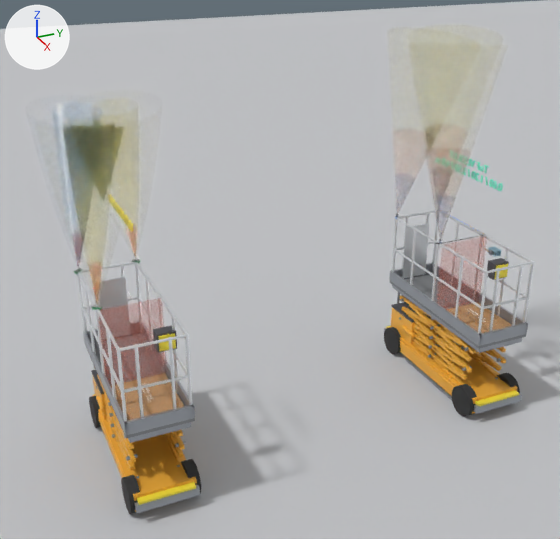
A saved change to the Blender file SJIII_3226_anti_esmagamento.blend.
Before and after are seen from a 50 mm camera at (7.78, -1.64, 6.07) aimed at (-0.15, 1.93, 2.1). The axes (+X, +Y, +Z) are drawn at upper left. The lights are the same throughout. The older version comes first.

Names of what the first picture shows: 'Chassis', 'Chassis_ToFClone', 'Ground', 'Volume_Envelope_Central', 'Volume_Envelope_Direito', 'Volume_Envelope_Esquerdo', 'Volume_ToF_Amarelo_Central', 'Volume_ToF_Amarelo_Direito', 'Volume_ToF_Amarelo_Esquerdo', 'Zona_Extensao_Deck', 'Zona_Extensao_Deck_Limiar', 'Zona_Extensao_Deck_ToF_Limiar' and 110 more.
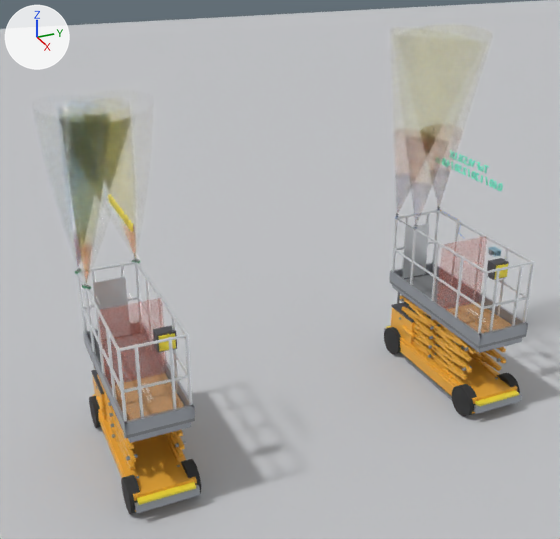
Not drawn themselves, but carrying or shaping drawn objects: ob_grupo_sensor_esquerdo, ob_grupo_sensor_central, ob_grupo_sensor_direito, ob_grupo_sensor_tof_esquerdo, ob_grupo_sensor_tof_central, ob_grupo_sensor_tof_direito.

Where the change shows, as pixel boxes (x1, y1, x2, y2) in the pictures (560 x 539 px):
'Volume_Envelope_Direito', moved, turned: before (34, 117, 142, 305); after (34, 105, 136, 284)
'Volume_ToF_Amarelo_Direito', moved, turned: before (408, 43, 508, 239); after (399, 35, 488, 225)
'Volume_Envelope_Esquerdo', turned: before (64, 90, 163, 259); after (56, 90, 154, 259)
'Volume_ToF_Amarelo_Central', turned: before (387, 27, 455, 212); after (390, 27, 440, 213)
'Volume_ToF_Amarelo_Esquerdo', turned: before (421, 25, 503, 45); after (416, 25, 493, 209)
'Volume_Envelope_Central', turned: before (25, 95, 127, 268); after (32, 95, 132, 268)
'Volume_ToF_Vermelho_Direito', moved, turned: before (425, 151, 471, 242); after (405, 139, 449, 225)
'Volume_ToF_Vermelho_Central', turned: before (393, 135, 426, 213); after (394, 135, 411, 212)
'Volume_Leitura_Esquerdo', turned: before (90, 98, 138, 123); after (82, 98, 130, 118)
'Volume_Leitura_Direito', moved, turned: before (62, 120, 115, 128); after (61, 108, 111, 118)
'Volume_Leitura_Central', turned: before (52, 102, 102, 125); after (58, 101, 107, 116)
'Volume_ToF_Bloqueio_Direito', moved, turned: before (435, 199, 454, 240); after (411, 184, 431, 224)
'Volume_ToF_Bloqueio_Central', turned: before (395, 177, 415, 214); after (395, 176, 411, 214)
'Volume_ToF_Vermelho_Esquerdo', turned (not visible before): after (434, 134, 462, 206)
'Volume_ToF_Bloqueio_Esquerdo', turned (not visible before): after (433, 174, 449, 206)
'Sensor_Ultrassonico_Direito', moved, turned: before (92, 306, 102, 310); after (82, 285, 91, 289)
'Sensor_Ultrassonico_Esquerdo', turned: before (132, 259, 141, 263); after (132, 259, 140, 264)
'Sensor_Ultrassonico_Central', turned: before (74, 270, 81, 274); after (75, 269, 81, 274)

Patch to the scene script:
```diff
--- a/SJIII_3226_anti_esmagamento.blend.py
+++ b/SJIII_3226_anti_esmagamento.blend.py
@@ ob_grupo_sensor_esquerdo @@
 ob_grupo_sensor_esquerdo.location = (-1.015, 0.355, 2.16)
-ob_grupo_sensor_esquerdo.rotation_euler = (0.0, -1.431, -0.588)  # degrees (0, -82, -34)
+ob_grupo_sensor_esquerdo.rotation_euler = (0.0, -1.431, -0.974)  # degrees (0, -82, -56)
 ob_grupo_sensor_esquerdo.hide_viewport = True
@@ ob_grupo_sensor_central @@
 ob_grupo_sensor_central.location = (-1.015, -0.355, 2.16)
-ob_grupo_sensor_central.rotation_euler = (0.0, -1.431, 0.588)  # degrees (0, -82, 34)
+ob_grupo_sensor_central.rotation_euler = (0.0, -1.431, 0.974)  # degrees (0, -82, 56)
 ob_grupo_sensor_central.hide_viewport = True
@@ ob_grupo_sensor_direito @@
 ob_grupo_sensor_direito.parent = ob_sjiii_3226_root
-ob_grupo_sensor_direito.location = (0.05, -0.355, 2.16)
-ob_grupo_sensor_direito.rotation_euler = (0.0, -1.431, 2.554)  # degrees (0, -82, 146)
+ob_grupo_sensor_direito.location = (-0.533, -0.355, 2.16)
+ob_grupo_sensor_direito.rotation_euler = (0.0, -1.431, 2.167)  # degrees (0, -82, 124)
 ob_grupo_sensor_direito.hide_viewport = True
@@ ob_grupo_sensor_tof_esquerdo @@
 ob_grupo_sensor_tof_esquerdo.location = (-1.015, 0.355, 2.16)
-ob_grupo_sensor_tof_esquerdo.rotation_euler = (0.14, 0.0, 0.983)  # degrees (8, 0, 56)
+ob_grupo_sensor_tof_esquerdo.rotation_euler = (0.14, 0.0, 0.596)  # degrees (8, 0, 34)
@@ ob_grupo_sensor_tof_central @@
 ob_grupo_sensor_tof_central.location = (-1.015, -0.355, 2.16)
-ob_grupo_sensor_tof_central.rotation_euler = (0.14, 0.0, 2.159)  # degrees (8, 0, 124)
+ob_grupo_sensor_tof_central.rotation_euler = (0.14, 0.0, 2.545)  # degrees (8, 0, 146)
@@ ob_grupo_sensor_tof_direito @@
 ob_grupo_sensor_tof_direito.parent = ob_sjiii_3226_tof_root
-ob_grupo_sensor_tof_direito.location = (0.05, -0.355, 2.16)
-ob_grupo_sensor_tof_direito.rotation_euler = (0.14, 0.0, -2.159)  # degrees (8, 0, -124)
+ob_grupo_sensor_tof_direito.location = (-0.533, -0.355, 2.16)
+ob_grupo_sensor_tof_direito.rotation_euler = (0.14, 0.0, -2.545)  # degrees (8, 0, -146)
```
